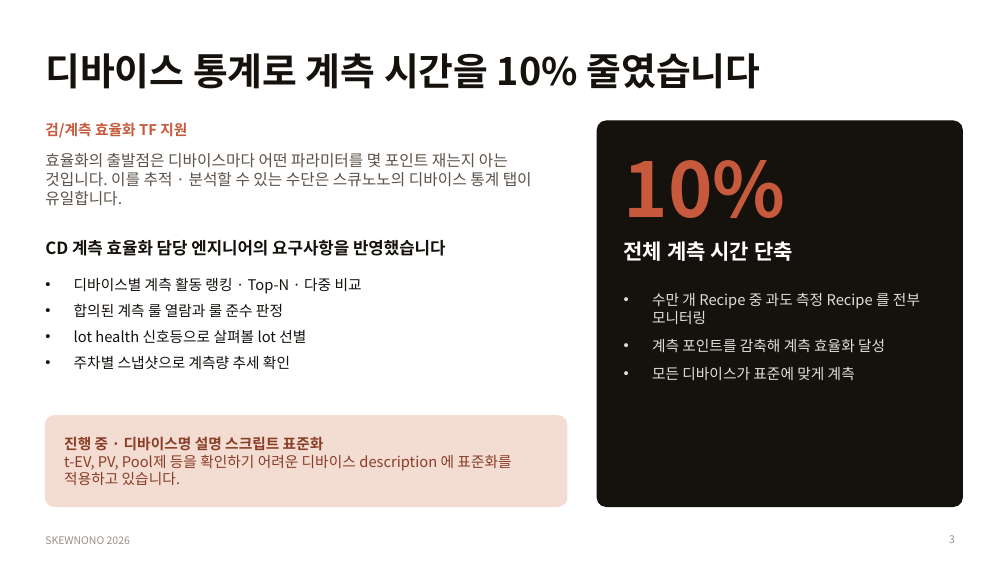
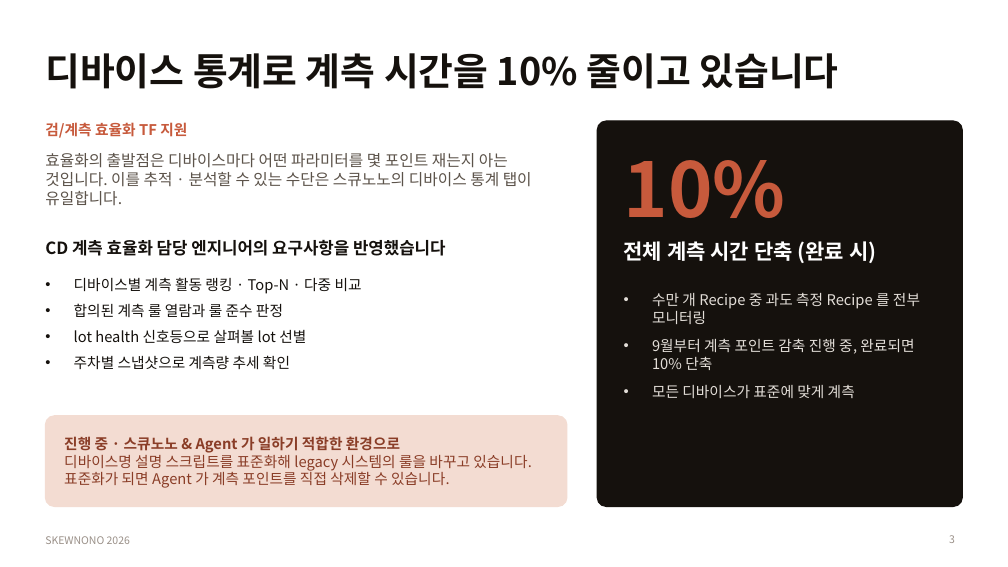
Before and after one commit to DarrenKoi/skewnono_v3_nuxt, a slide deck: slide 3 of docs/progress_report/skewnono_year_end_report_2026.pptx. Drawn at 1008x567 pixels with LibreOffice and Linux fonts; fonts in the diff are those of the drawing. Boxes give left, top, right and bottom in pixels: in the first picture for what was removed or moved away, otherwise in the second. Text is boxed around its words. In the diff, an @@ line names an element or a change of style, - is before the commit and + after.

```diff
--- a/docs/progress_report/skewnono_year_end_report_2026.pptx
+++ b/docs/progress_report/skewnono_year_end_report_2026.pptx
@@ title at <box>45,53,838,89</box>: text changed @@
-디바이스 통계로 계측 시간을 10% 줄였습니다
+디바이스 통계로 계측 시간을 10% 줄이고 있습니다
@@ text at <box>624,241,876,263</box>: text changed @@
-전체 계측 시간 단축
+전체 계측 시간 단축 (완료 시)
@@ text at <box>652,338,914,370</box>: text changed @@
-• 계측 포인트를 감축해 계측 효율화 달성
+• 9월부터 계측 포인트 감축 진행 중, 완료되면 10% 단축
@@ text at <box>64,436,532,488</box>: text changed @@
-진행 중 · 디바이스명 설명 스크립트 표준화
-t-EV, PV, Pool제 등을 확인하기 어려운 디바이스 description 에 표준화를 적용하고 있습니다.
+진행 중 · 스큐노노 & Agent 가 일하기 적합한 환경으로
+디바이스명 설명 스크립트를 표준화해 legacy 시스템의 룰을 바꾸고 있습니다. 표준화가 되면 Agent 가 계측 포인트를 직접 삭제할 수 있습니다.
```
Also in this commit, not shown: 5 other slides changed, 2 slides removed, 2 other files.
